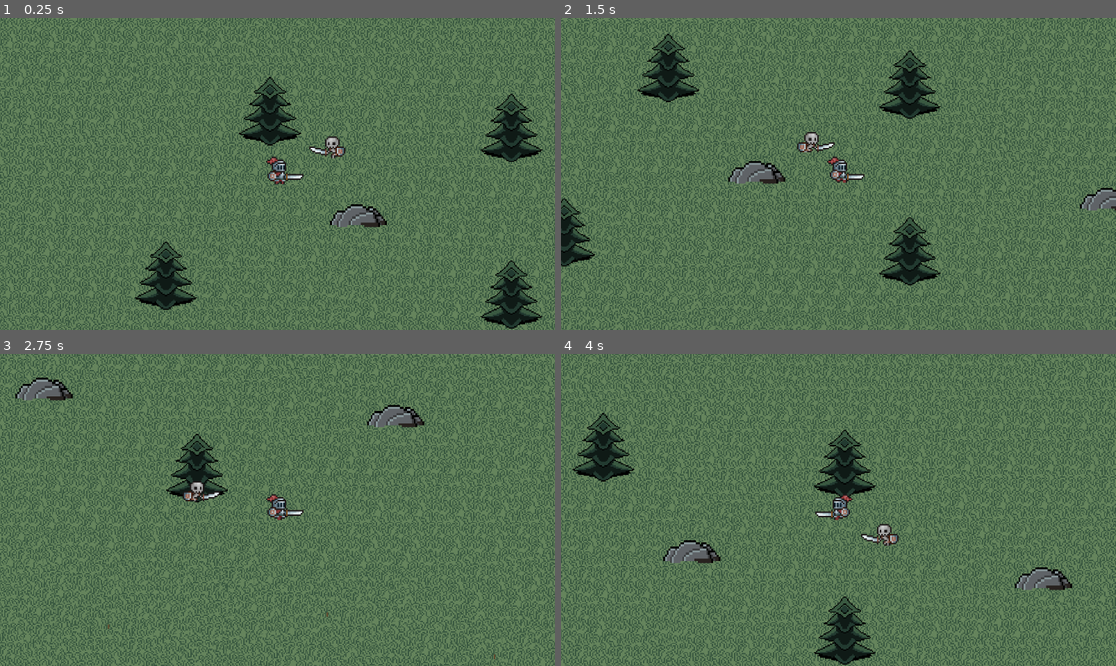
Above: before the commit, frames 1-4 (two rows, left to right).
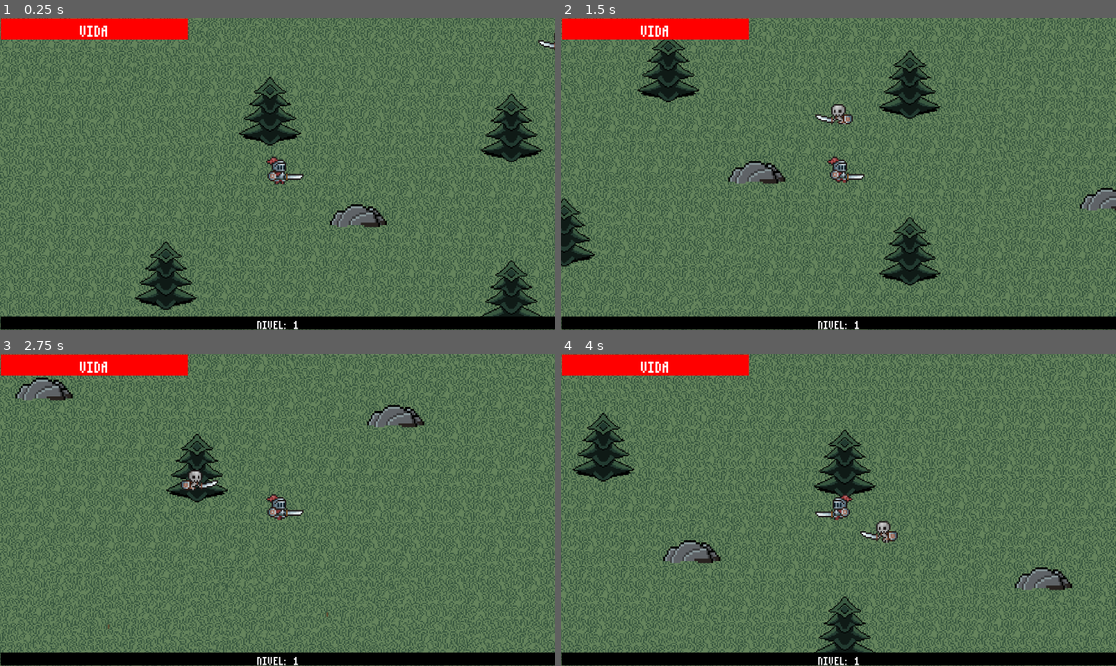
Above: after the commit, the same moments.

Repository: rat55nyy/knight-escape
Game: Godot game, scene res://scenes/game.tscn
Same seed, same stepped clock (60 frames per second), same inputs: the game is played once before the commit and once after it. This scene is started directly instead of the project's main scene.
Inputs:
- Up to frame 1 (0.25 s): no input
- Up to frame 2 (1.5 s): hold Right (ui_right) 0.53-1.28 s; hold Down (ui_down) from 1.28 s (still down)
- Up to frame 3 (2.75 s): release Down (ui_down) at 2.03 s; hold Right (ui_right) from 2.03 s (still down)
- Up to frame 4 (4 s): release Right (ui_right) at 2.78 s; hold Up (ui_up) 2.78-3.53 s; hold Left (ui_left) from 3.53 s (still down)

The runs differ from the first frame. In frame 1, 6.9% of the frame differs, in the area x 0-100%, y 0-100%; in frame 2, 7.2%; in frame 3, 7.0%; in frame 4, 6.9%.

Commit message:
Avance de HUD

Diff:
--- a/scenes/game.tscn
+++ b/scenes/game.tscn
@@ -1,9 +1,10 @@
-[gd_scene load_steps=5 format=3 uid="uid://o2vvly3j4tjd"]
+[gd_scene load_steps=6 format=3 uid="uid://o2vvly3j4tjd"]
 
 [ext_resource type="Script" uid="uid://4ft3cwk6slo0" path="res://scripts/game.gd" id="1_lbhrr"]
 [ext_resource type="Texture2D" uid="uid://m3paskt0n7hj" path="res://assets/fondo/Base.png" id="1_yqjtg"]
 [ext_resource type="PackedScene" uid="uid://dr4uqo7a20350" path="res://scenes/player.tscn" id="2_lnu2h"]
 [ext_resource type="PackedScene" uid="uid://bt7c0wn55dht4" path="res://scenes/enemy.tscn" id="3_lnu2h"]
+[ext_resource type="PackedScene" uid="uid://dw8t1dv3lfppe" path="res://scenes/hud.tscn" id="5_iywne"]
 
 [node name="Game" type="Node2D"]
 script = ExtResource("1_lbhrr")
@@ -20,7 +21,9 @@
 [node name="Player" parent="." instance=ExtResource("2_lnu2h")]
 
 [node name="Enemy" parent="." instance=ExtResource("3_lnu2h")]
-position = Vector2(64, -28)
+position = Vector2(222, -102)
 
 [node name="EnemySpawnerTimer" type="Timer" parent="."]
 autostart = true
+
+[node name="HUD" parent="." instance=ExtResource("5_iywne")]
--- /dev/null
+++ b/scenes/hud.tscn
@@ -0,0 +1,69 @@
+[gd_scene load_steps=9 format=3 uid="uid://dw8t1dv3lfppe"]
+
+[ext_resource type="Script" uid="uid://bj4adt1p0k305" path="res://scripts/hud.gd" id="1_ahhtf"]
+[ext_resource type="FontFile" uid="uid://dhop5y8wt4a0k" path="res://assets/fonts/m3x6.ttf" id="2_oo0fn"]
+
+[sub_resource type="StyleBoxFlat" id="StyleBoxFlat_oo0fn"]
+bg_color = Color(0, 0, 0, 1)
+
+[sub_resource type="StyleBoxFlat" id="StyleBoxFlat_5ysmq"]
+bg_color = Color(1, 0, 0, 1)
+
+[sub_resource type="LabelSettings" id="LabelSettings_oo0fn"]
+font_size = 60
+
+[sub_resource type="StyleBoxFlat" id="StyleBoxFlat_6fi6k"]
+bg_color = Color(0, 0, 0, 1)
+
+[sub_resource type="StyleBoxFlat" id="StyleBoxFlat_uo2fv"]
+bg_color = Color(0, 1, 0, 1)
+
+[sub_resource type="LabelSettings" id="LabelSettings_5ysmq"]
+font_size = 45
+
+[node name="HUD" type="CanvasLayer"]
+script = ExtResource("1_ahhtf")
+
+[node name="HealthBar" type="ProgressBar" parent="."]
+offset_left = 2.0
+offset_top = 1.0
+offset_right = 390.0
+offset_bottom = 45.0
+theme_override_styles/background = SubResource("StyleBoxFlat_oo0fn")
+theme_override_styles/fill = SubResource("StyleBoxFlat_5ysmq")
+show_percentage = false
+
+[node name="LabelVida" type="Label" parent="HealthBar"]
+layout_mode = 1
+anchors_preset = 15
+anchor_right = 1.0
+anchor_bottom = 1.0
+grow_horizontal = 2
+grow_vertical = 2
+theme_override_fonts/font = ExtResource("2_oo0fn")
+text = "VIDA"
+label_settings = SubResource("LabelSettings_oo0fn")
+horizontal_alignment = 1
+vertical_alignment = 1
+
+[node name="ExpBar" type="ProgressBar" parent="."]
+offset_left = 1.0
+offset_top = 620.0
+offset_right = 1154.0
+offset_bottom = 647.0
+theme_override_styles/background = SubResource("StyleBoxFlat_6fi6k")
+theme_override_styles/fill = SubResource("StyleBoxFlat_uo2fv")
+show_percentage = false
+
+[node name="LabelNivel" type="Label" parent="ExpBar"]
+layout_mode = 1
+anchors_preset = 15
+anchor_right = 1.0
+anchor_bottom = 1.0
+grow_horizontal = 2
+grow_vertical = 2
+theme_override_fonts/font = ExtResource("2_oo0fn")
+text = "NIVEL:1"
+label_settings = SubResource("LabelSettings_5ysmq")
+horizontal_alignment = 1
+vertical_alignment = 1
--- a/scripts/game.gd
+++ b/scripts/game.gd
@@ -1,19 +1,36 @@
 extends Node2D
 
+var enemy_scene = preload("res://scenes/enemy.tscn")
 
-var enemy_scene = preload("res://scenes/enemy.tscn")
+
+@onready var player = $Player
+@onready var hud = $HUD
 
 func _ready():
 	$EnemySpawnerTimer.timeout.connect(_on_enemy_spawner_timer_timeout)
 
+	if player and hud:
+
+		player.health_changed.connect(hud.update_health)
+		player.experience_changed.connect(hud.update_experience)
+
+
+		if player.has_signal("level_changed"):
+			player.level_changed.connect(hud.update_level_text)
+
+
+		hud.update_health(player.hp)
+		hud.update_experience(player.experience, player.experience_required)
+		hud.update_level_text(player.level)
+
+	else:
+		print("Error: No se encuentra el nodo Player o el nodo HUD en la escena.")
+
 func _on_enemy_spawner_timer_timeout():
 	var enemy = enemy_scene.instantiate()
 
-	var player = $Player
-
 	var random_angle = randf() * TAU
 	var distance = randf_range(400, 600)
-
 	var spawn_pos = player.global_position + Vector2(cos(random_angle), sin(random_angle)) * distance
 
 	enemy.global_position = spawn_pos
--- /dev/null
+++ b/scripts/hud.gd
@@ -0,0 +1,15 @@
+extends CanvasLayer
+
+@onready var health_bar = $HealthBar
+@onready var exp_bar = $ExpBar
+@onready var label_nivel = $ExpBar/LabelNivel
+
+func update_health(new_hp):
+	health_bar.value = new_hp
+
+func update_experience(current_xp, max_xp):
+	exp_bar.max_value = max_xp
+	exp_bar.value = current_xp
+
+func update_level_text(new_level):
+	label_nivel.text = "NIVEL: " + str(new_level)
--- a/scripts/player.gd
+++ b/scripts/player.gd
@@ -1,4 +1,8 @@
 extends CharacterBody2D
+
+signal health_changed(current_hp)
+signal experience_changed(current_xp, max_xp)
+signal level_changed(new_level)
 
 @export var speed = 150.0
 @export var magic_slash_scene: PackedScene
@@ -13,7 +17,6 @@
 var experience_required = 100
 var level = 1
 
-
 var is_dead = false
 
 func _ready():
@@ -24,6 +27,11 @@
 	else:
 		print("ERROR: Falta el nodo 'AttackTimer'")
 
+
+	health_changed.emit(hp)
+	experience_changed.emit(experience, experience_required)
+	level_changed.emit(level)
+
 func _physics_process(_delta):
 	if is_dead:
 		return
@@ -33,7 +41,6 @@
 	if direction:
 		velocity = direction * speed
 		anim.play("run")
-
 
 		if direction.x < 0:
 			anim.flip_h = true
@@ -58,12 +65,14 @@
 	attack.global_position = global_position
 	get_parent().add_child(attack)
 
-
 func take_damage(amount):
 	if is_dead: return
 
 	hp -= amount
 	print("Auch! Vida restante: ", hp)
+
+
+	health_changed.emit(hp)
 
 	modulate = Color(1, 0, 0)
 	var tween = create_tween()
@@ -79,18 +88,18 @@
 	print("Iniciando animación de muerte...")
 	anim.play("death")
 
-
 	await anim.animation_finished
 
 	print("GAME OVER")
 	get_tree().paused = true
-
 
 func gain_experience(amount):
 	if is_dead: return
 
 	experience += amount
 	print("XP ganada: ", amount, " | Total: ", experience, "/", experience_required)
+
+	experience_changed.emit(experience, experience_required)
 
 	if experience >= experience_required:
 		level_up()
@@ -102,6 +111,12 @@
 
 	print("¡SUBIDA DE NIVEL! Nivel actual: ", level)
 
+
+	level_changed.emit(level)
+
+
+	experience_changed.emit(experience, experience_required)
+
 	if attack_timer.wait_time > 0.5:
 		attack_timer.wait_time -= 0.1
 		print("¡Disparas más rápido!")
Binary file added: assets/fonts/m3x6.ttf
Not shown, added: assets/fonts/m3x6.ttf.import
Not shown, added: scripts/hud.gd.uid
